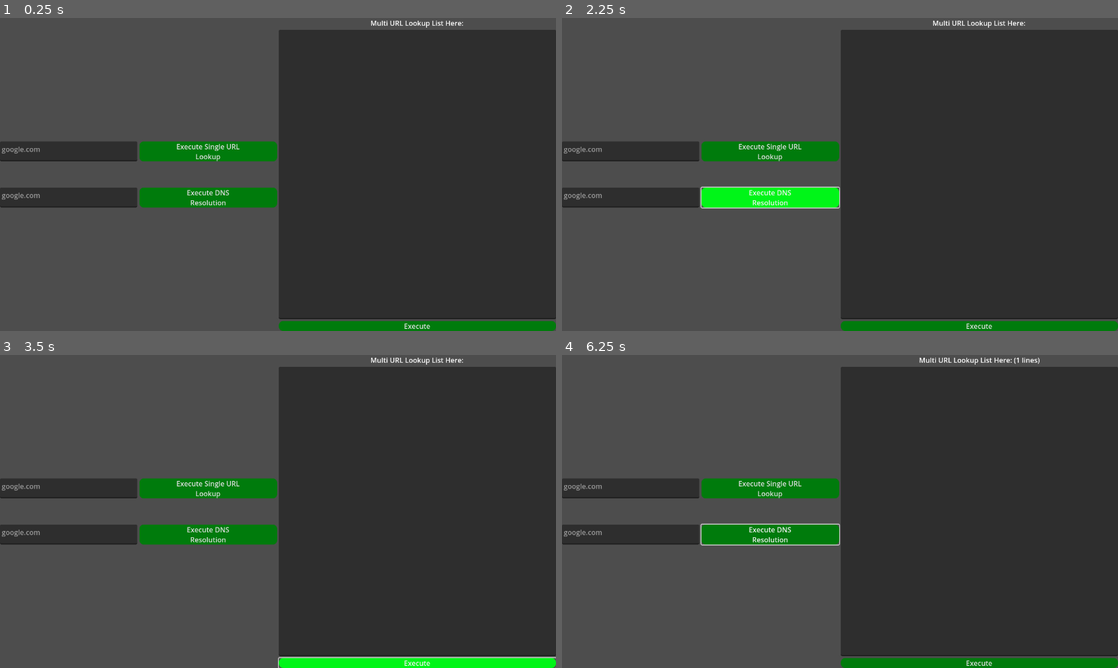
Above: before the commit, frames 1-4 (two rows, left to right).
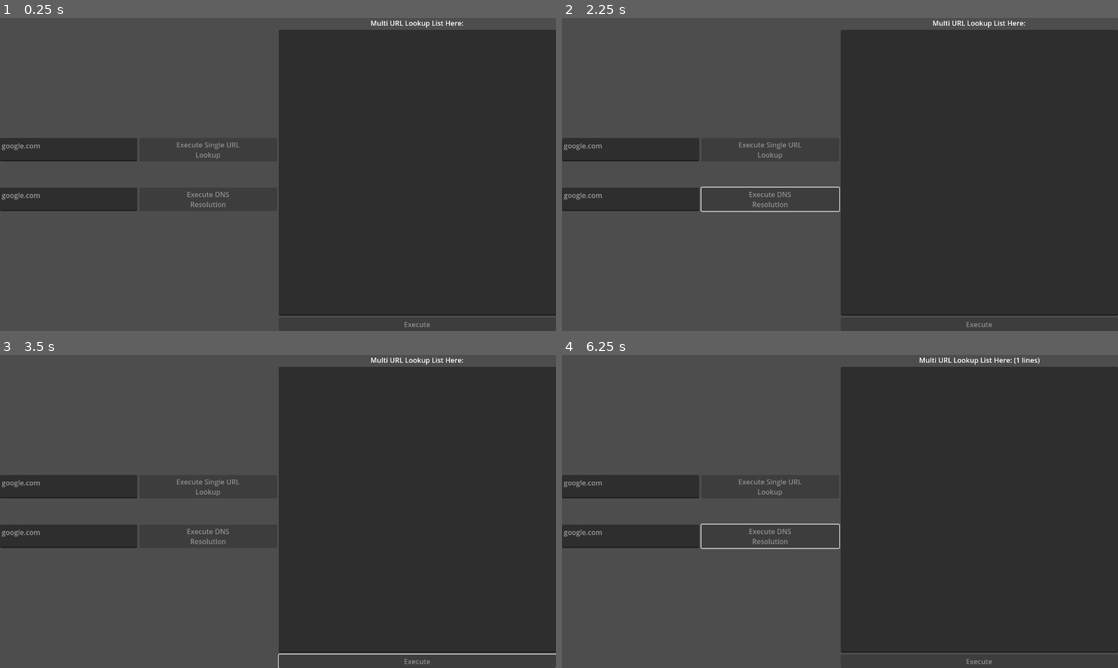
Above: after the commit, the same moments.

Repository: Noah-r70527/IoC-Lookup-Tool
Game: Godot game, scene res://scenes/tools/UrlLookupTool.tscn
Same seed, same stepped clock (60 frames per second), same inputs: the game is played once before the commit and once after it. This scene is started directly instead of the project's main scene.
Inputs (mouse positions are in pixels of both pictures, inside the frame that each line leads up to):
- Up to frame 1 (0.25 s): no input
- Up to frame 2 (2.25 s): click (767, 196) at 0.5 s, where only the run before the commit has a clickable "Execute DNS Resolution"; click (979, 324) at 1.25 s, where only the run before the commit has a clickable "Execute"; click (767, 196) at 2 s, where only the run before the commit has a clickable "Execute DNS Resolution"
- Up to frame 3 (3.5 s): click (417, 661) at 2.75 s, where only the run before the commit has a clickable "Execute"
- Up to frame 4 (6.25 s): click (767, 533) at 3.5 s, where only the run before the commit has a clickable "Execute DNS Resolution"; click (979, 661) at 4.25 s, where only the run before the commit has a clickable "Execute"; tap Enter at 5 s; move the mouse to (962, 495) at 5.02 s; click (962, 495) at 5.17 s; tap Space at 5.75 s; drag from (728, 527) to (812, 574) at 5.77 s

The runs differ from the first frame. In frame 1, 5.9% of the frame differs, in the area x 0-100%, y 38-100%; in frame 2, 6.1%; in frame 3, 6.0%; in frame 4, 6.1%.
Error before the commit: Parse Error: Invalid argument for "write_csv_dict()" function: argument 2 should be "Dictionary" but is "Array". (res://scripts/url_lookup_tool.gd:47)

Commit message:
Cleanup

Diff:
--- a/project.godot
+++ b/project.godot
@@ -11,7 +11,7 @@
 [application]
 
 config/name="IoC Lookup Tool"
-config/version="1.3"
+config/version="1.4"
 run/main_scene="uid://dy77c8ent20lg"
 config/features=PackedStringArray("4.4", "Mobile")
 config/icon="uid://dk8nmpmuld2ja"
@@ -20,6 +20,7 @@
 
 ConfigHandler="*res://scripts/config_handler.gd"
 CsvHelper="*res://scripts/csv_helper.gd"
+Globals="*res://scripts/globals.gd"
 
 [debug]
 
--- a/scenes/IoCLookupTool.tscn
+++ b/scenes/IoCLookupTool.tscn
@@ -116,9 +116,11 @@
 [node name="OutputDisplay" type="RichTextLabel" parent="MainContainer/MainSplitter/RightVbox/DisplayContainer"]
 unique_name_in_owner = true
 layout_mode = 2
+focus_mode = 2
 bbcode_enabled = true
 text = "Welcome to the [color=green]IoC Lookup Tool[/color]!"
 context_menu_enabled = true
+selection_enabled = true
 
 [node name="ToolBox" type="PanelContainer" parent="MainContainer/MainSplitter/RightVbox"]
 unique_name_in_owner = true
--- a/scenes/settings/Settings.tscn
+++ b/scenes/settings/Settings.tscn
@@ -2,7 +2,7 @@
 
 [ext_resource type="Script" uid="uid://b2fv8iuaj0d8h" path="res://scripts/settings_tool.gd" id="1_ksth8"]
 [ext_resource type="Theme" uid="uid://cvjkotbfb80tq" path="res://assets/UIMainTheme.tres" id="2_wjxgb"]
-[ext_resource type="Script" uid="uid://d0v66dhbsoovr" path="res://scenes/settings/min_abuse_score_slider.gd" id="3_ksth8"]
+[ext_resource type="Script" uid="uid://d0v66dhbsoovr" path="res://scripts/min_abuse_score_slider.gd" id="3_ksth8"]
 
 [sub_resource type="StyleBoxFlat" id="StyleBoxFlat_jehqg"]
 border_width_left = 100
@@ -197,18 +197,18 @@
 layout_mode = 2
 size_flags_horizontal = 2
 
-[node name="LogURLToCSV2" type="HBoxContainer" parent="HBoxContainer/ScrollContainer/MarginContainer/SingleLookupPanel"]
+[node name="Auto-Rearm" type="HBoxContainer" parent="HBoxContainer/ScrollContainer/MarginContainer/SingleLookupPanel"]
 custom_minimum_size = Vector2(0, 50)
 layout_mode = 2
 size_flags_horizontal = 4
 
-[node name="Label" type="Label" parent="HBoxContainer/ScrollContainer/MarginContainer/SingleLookupPanel/LogURLToCSV2"]
+[node name="Label" type="Label" parent="HBoxContainer/ScrollContainer/MarginContainer/SingleLookupPanel/Auto-Rearm"]
 layout_mode = 2
 size_flags_horizontal = 3
 size_flags_stretch_ratio = 0.4
 text = "Auto-rearm pasted content?"
 
-[node name="AutoDefangButton" type="CheckButton" parent="HBoxContainer/ScrollContainer/MarginContainer/SingleLookupPanel/LogURLToCSV2"]
+[node name="AutoDefangButton" type="CheckButton" parent="HBoxContainer/ScrollContainer/MarginContainer/SingleLookupPanel/Auto-Rearm"]
 unique_name_in_owner = true
 layout_mode = 2
 size_flags_horizontal = 2
--- a/scenes/tools/UrlLookupTool.tscn
+++ b/scenes/tools/UrlLookupTool.tscn
@@ -15,7 +15,7 @@
 HBoxContainer/constants/separation = 5
 VBoxContainer/styles/Style = SubResource("StyleBoxFlat_g0oth")
 
-[node name="IpLookupTool" type="Control"]
+[node name="UrlLookupTool" type="Control"]
 layout_mode = 3
 anchors_preset = 15
 anchor_right = 1.0
--- a/scripts/config_handler.gd
+++ b/scripts/config_handler.gd
@@ -31,11 +31,11 @@
 		_save_config()
 
 func _set_defaults() -> void:
-	for key in DEFAULT_CONFIG_ENTRIES:
+	for key in DEFAULT_CONFIG_ENTRIES.keys():
 		config.set_value("Config", key, DEFAULT_CONFIG_ENTRIES[key])
 
 func _fill_missing_defaults() -> void:
-	for key in DEFAULT_CONFIG_ENTRIES:
+	for key in DEFAULT_CONFIG_ENTRIES.keys():
 		if not config.has_section_key("Config", key):
 			config.set_value("Config", key, DEFAULT_CONFIG_ENTRIES[key])
 
--- a/scripts/csv_helper.gd
+++ b/scripts/csv_helper.gd
@@ -1,6 +1,4 @@
 extends Node
-
-class_name CSVHelper
 
 func read_csv_dict(file_path: String, delimiter: String = ",") -> Array:
 	var rows: Array = []
--- a/scripts/defang_tool.gd
+++ b/scripts/defang_tool.gd
@@ -4,7 +4,6 @@
 @onready var ip_defang_button = %IPDefangButton
 @onready var url_defang_text = %DefangURLText
 @onready var url_defang_button = %DefangURLButton
-@onready var output = get_parent().get_node("%OutputDisplay")
 
 
 func _ready():
@@ -13,18 +12,23 @@
 
 
 func handle_defang_ips():
-	output.clear()
 	var dir_access = DirAccess.open("%s" % OS.get_executable_path().get_base_dir())
 	if not dir_access.dir_exists("DefangedOutput"):
 		dir_access.make_dir("DefangedOutput")
 	var defang_ip_list = ip_defang_text.text.split("\n")
-	output.append_text("Attempting to defang [color=green]%s[/color] IP addresses.\n\n" % len(defang_ip_list))
+	Globals.emit_signal(
+		"output_display_update",
+		"Attempting to defang [color=green]%s[/color] IP addresses.\n\n" % [len(defang_ip_list)],
+		false
+	)
 	for line in defang_ip_list:
 		if Helpers.is_valid_ipv4(line):
 			var temp = Helpers.defang_ip(line)
-			CsvHelper.write_csv_dict("%s/DefangedOutput/defanged_ips.csv" % dir_access.get_current_dir(), temp)
+			CsvHelper.write_csv_dict("%s/DefangedOutput/defanged_ips.csv" % dir_access.get_current_dir(), {"ip": temp})
 
-	output.append_text("[color=green]Finshed[/color]\n\n Wrote output to: \n%s/DefangedOutput" % dir_access.get_current_dir())
+	Globals.emit_signal("output_display_update",
+	"[color=green]Finshed[/color]\n\n Wrote output to: \n%s/DefangedOutput" % [dir_access.get_current_dir()], false
+	)
 
 
 func handle_defang_urls():
@@ -32,10 +36,15 @@
 	var dir_access = DirAccess.open("%s" % OS.get_executable_path().get_base_dir())
 	if not dir_access.dir_exists("DefangedOutput"):
 		dir_access.make_dir("DefangedOutput")
-	output.append_text("Attempting to defang [color=green]%s[/color] URLs.\n\n" % len(defang_url_list))
+	Globals.emit_signal(
+		"output_display_update",
+		["Attempting to defang [color=green]%s[/color] URLs.\n\n" % [len(defang_url_list)], false]
+		)
 	for line in defang_url_list:
 		var temp = Helpers.defang_url(line)
 		CsvHelper.write_csv_dict("%s/DefangedOutput/defanged_urls.csv" % dir_access.get_current_dir(), temp)
 
-
-	output.append_text("[color=green]Finshed[/color]\n\n Wrote output to: \n%s/DefangedOutput" % dir_access.get_current_dir())
+	Globals.emit_signal(
+		"output_display_update",
+		["[color=green]Finshed[/color]\n\n Wrote output to: \n%s/DefangedOutput" % [dir_access.get_current_dir()], false]
+		)
--- /dev/null
+++ b/scripts/globals.gd
@@ -0,0 +1,15 @@
+extends Node
+
+signal output_display_update(text: String, append: bool)
+
+
+var SCENE_TO_TOOL_NAME = {
+	"res://scenes/tools/IPLookupTool.tscn": "IP Lookup Tool",
+	"res://scenes/tools/UrlLookupTool.tscn": "URL Lookup Tool",
+	"res://scenes/settings/Settings.tscn": "Settings",
+	"res://scenes/tools/HashLookupTool.tscn": "Hash Lookup Tool",
+	"res://scenes/tools/DefangTool.tscn": "Defang Tool"
+}
+
+func return_scene_dict() -> Dictionary:
+	return SCENE_TO_TOOL_NAME
--- a/scripts/hash_lookup_tool.gd
+++ b/scripts/hash_lookup_tool.gd
@@ -16,7 +16,6 @@
 func on_single_hash_clicked():
 	var hash_text = single_hash_text.text
 	var result = await requester.make_hash_lookup_request(hash_text)
-	print(result)
 
 func on_multi_hash_clicked():
 	pass
--- a/scripts/helpers.gd
+++ b/scripts/helpers.gd
@@ -170,9 +170,22 @@
 	return input_url.replace("https", "hxxps").replace(".", "[.]")
 
 
-static func rearm_ip(input_ip):
-	return input_ip.replace("[.]", ".")
+static func rearm_ip(input_ip) -> Array:
+	var temp = input_ip.replace("[.]", ".")
+	if is_valid_ipv4(temp):
+		return [temp, true]
+	return [input_ip, false]
 
 
 static func rearm_url(input_url):
-	return input_url.replace("hxxps", "https").replace("[.]", ".")
+	var temp = input_url.replace("hxxps", "https").replace("[.]", ".")
+	if is_valid_domain(temp):
+		return [temp, true]
+	return [input_url, false]
+
+static func _init_create_dirs():
+	var dir_access = DirAccess.open(OS.get_executable_path().get_base_dir())
+	if not dir_access.dir_exists("IPLookups"):
+		dir_access.make_dir("IPLookups")
+	if not dir_access.dir_exists("URLLookups"):
+		dir_access.make_dir("URLLookups")
--- a/scripts/ioc_lookup_tool.gd
+++ b/scripts/ioc_lookup_tool.gd
@@ -7,12 +7,8 @@
 
 func _ready():
 
-	output_display.selection_enabled = true
-	var dir_access = DirAccess.open(OS.get_executable_path().get_base_dir())
-	if not dir_access.dir_exists("IPLookups"):
-		dir_access.make_dir("IPLookups")
-	if not dir_access.dir_exists("URLLookups"):
-		dir_access.make_dir("URLLookups")
+	Globals.output_display_update.connect(handle_output_text)
+	Helpers._init_create_dirs()
 
 	if not ConfigHandler.get_config_value("ABUSE_IP_API_KEY"):
 		output_display.append_text("\n\n[color=red]WARNING[/color]: Abuse IP DB API key is missing. You will be unable to perform IP lookups. Please click the settings button, open settings.ini, and add the API key.")
@@ -26,19 +22,15 @@
 		node.switch_tool.connect(handle_swap_tool)
 
 func handle_swap_tool(tool_scene_path):
-	var scene_to_tool_name = {
-		"res://scenes/tools/IPLookupTool.tscn": "IP Lookup Tool",
-		"res://scenes/tools/UrlLookupTool.tscn": "URL Lookup Tool",
-		"res://scenes/settings/Settings.tscn": "Settings",
-		"res://scenes/tools/HashLookupTool.tscn": "Hash Lookup Tool",
-		"res://scenes/tools/DefangTool.tscn": "Defang Tool"
-	}
+
+	var scene_to_tool_name = Globals.return_scene_dict()
 
 	if scene_to_tool_name.get(tool_scene_path) == current_tool:
 		return null
 
 	for node in tool_box.get_children():
 		tool_box.remove_child(node)
+
 	%CurrentToolLabel.text = "Current Tool:\n%s" % scene_to_tool_name.get(tool_scene_path)
 	current_tool = scene_to_tool_name.get(tool_scene_path)
 	%OutputDisplay.clear()
@@ -64,7 +56,6 @@
 		%OutputDisplay.append_text("[color=green]Successfully removed tool[/color]")
 		return
 
-
 	var result = %HTTPRequestHandler.sync_api_keys()
 	if result == "Success":
 		%OutputDisplay.clear()
@@ -74,9 +65,9 @@
 		%OutputDisplay.append_text("[color=red]Failed to sync keys after updating config[/color]")
 
 
-func handle_output_text(text_in):
-	%OutputDisplay.clear()
-	%OutputDisplay.append_text("[color=green]Current tools in config: [/color]\n\n")
+func handle_output_text(text_in, append):
+	if !append:
+		%OutputDisplay.clear()
 	%OutputDisplay.append_text(text_in)
 
 
@@ -87,6 +78,5 @@
 		%ToolBox.get_child(0).updated_config.connect(handle_updated_config)
 		%ToolBox.get_child(0).output_text.connect(handle_output_text)
 
-
 func quit_program():
 	get_tree().quit()
--- a/scripts/ip_lookup_tool.gd
+++ b/scripts/ip_lookup_tool.gd
@@ -11,7 +11,6 @@
 @onready var option_button: OptionButton = %ToolOption
 @onready var selected_option: String
 @onready var requester = get_parent().get_node("%HTTPRequestHandler")
-@onready var output = get_parent().get_node("%OutputDisplay")
 
 
 func _ready():
@@ -41,16 +40,24 @@
 	selected_option = option_button.get_item_text(index_in)
 
 func do_single_IP_Lookup():
-	output.clear()
 	var ip = %SingleIPText.text
 	if not (Helpers.is_valid_ipv4(ip) or Helpers.is_valid_ipv6(ip)):
-			output.append_text("[color=red]Improper IP entered:[/color] [color=white]%s[/color]\n\n" % ip)
+			Globals.emit_signal(
+				"output_display_update",
+				["[color=red]Improper IP entered:[/color] [color=white]%s[/color]\n\n" % [ip],
+				false]
+			)
 			return
 
-	output.append_text("[color=green]Doing IP lookup on:[/color] [color=white]%s[/color]\n\n" % ip)
+	Globals.emit_signal(
+		"output_display_update",
+		"[color=green]Doing IP lookup on:[/color] [color=white]%s[/color]\n\n" % [ip],
+		false
+		)
+
 	var result: Dictionary = await requester.make_abuseipdb_ip_request(ip)
 	var output_text = Helpers.parse_ip_lookup(result)
-	output.append_text(output_text)
+	Globals.emit_signal("output_display_update", output_text, true)
 	if result.get("data"):
 		var temp = result.get("data")
 		var date_time = Time.get_datetime_dict_from_system(false)
@@ -89,7 +96,6 @@
 
 
 func do_multi_lookup():
-	output.clear()
 	var ip_list = %MultiIPText.text.split("\n")
 	var write_to_csv: bool = ConfigHandler.get_config_value("LOG_IP_TO_CSV") == "true"
 	var min_score: float = float(ConfigHandler.get_config_value("MINABUSESCORE"))
@@ -100,21 +106,31 @@
 		dir_access = DirAccess.open("%s/IPLookups" % OS.get_executable_path().get_base_dir())
 		if not dir_access.dir_exists(folder_string):
 			dir_access.make_dir(folder_string)
-	output.append_text("Starting multi-IP lookup on %s IPs...\n\n" % len(ip_list))
+	Globals.emit_signal(
+		"output_display_update",
+		"Starting multi-IP lookup on %s IPs...\n\n" % [len(ip_list)], false
+		)
 	for ip in ip_list:
 
 		if not (Helpers.is_valid_ipv4(ip) or Helpers.is_valid_ipv6(ip)):
-			output.append_text("[color=red]Improper IP entered:[/color] [color=white]%s[/color]\n\n" % ip)
+			Globals.emit_signal(
+				"output_display_update",
+				"[color=red]Improper IP entered:[/color] [color=white]%s[/color]\n\n" % [ip],
+				true
+			)
 			continue
-
-		output.append_text("[color=green]Doing IP lookup on:[/color] [color=white]%s[/color]\n" % ip)
+		Globals.emit_signal(
+			"output_display_update",
+			"[color=green]Doing IP lookup on:[/color] [color=white]%s[/color]\n" % [ip],
+			true
+		)
 		var result: Dictionary = await requester.make_abuseipdb_ip_request(ip)
 
 		if result.get("error"):
 			break
 
 		var output_text = Helpers.parse_multi_ip_lookup(result)
-		output.append_text(output_text)
+		Globals.emit_signal("output_display_update", output_text + "\n", true)
 		if result.get("data"):
 			var temp = result.get("data")
 			var setup_data = {
@@ -140,6 +156,10 @@
 
 
 
-func text_changed_handler(sender: TextEdit) -> void:
+func text_changed_handler(_sender: TextEdit) -> void:
+
 	if ConfigHandler.get_config_value("AUTO_REARM") == "false":
 		return
+	var temp = Helpers.rearm_ip(_sender.text)
+	if temp[1]:
+		_sender.text =  temp[0]
--- a/scripts/settings_tool.gd
+++ b/scripts/settings_tool.gd
@@ -52,17 +52,14 @@
 func toggle_ip_log():
 	var updated = "false" if !%IPCsvCheck.button_pressed else "true"
 	ConfigHandler.update_config_setting("LOG_IP_TO_CSV", updated)
-	print(ConfigHandler.get_config_value("LOG_IP_TO_CSV"))
 
 func toggle_url_log():
 	var updated = "false" if !%URLCsvCheck.button_pressed else "true"
 	ConfigHandler.update_config_setting("LOG_URL_TO_CSV", updated)
-	print(ConfigHandler.get_config_value("LOG_URL_TO_CSV"))
 
 func toggle_auto_rearm():
 	var updated = "false" if !%AutoDefangButton.button_pressed else "true"
 	ConfigHandler.update_config_setting("AUTO_REFANG", updated)
-
 
 func add_tool():
 	var current_tools: PackedStringArray = ConfigHandler.get_config_value("TOOLS").split(",")
--- a/scripts/url_lookup_tool.gd
+++ b/scripts/url_lookup_tool.gd
@@ -7,7 +7,6 @@
 @onready var dns_lookup_text = %DNSLookupText
 @onready var single_url_text = %SingleURLText
 @onready var requester = get_parent().get_node("%HTTPRequestHandler")
-@onready var output_display = get_parent().get_node("%OutputDisplay")
 
 
 func _ready():
@@ -19,20 +18,31 @@
 		for button in [multi_url_button, single_url_button, dns_lookup_button]:
 			button.disabled = true
 
+	single_url_text.text_changed.connect(text_changed_handler.bind(single_url_text))
+	multi_url_text.text_changed.connect(text_changed_handler.bind(multi_url_text))
+
+
 
 
 func do_single_url_Lookup():
-	output_display.clear()
 	var url = Helpers.extract_domain(single_url_text.text)
 	var is_valid = Helpers.is_valid_domain(Helpers.extract_domain(url))
 	if not is_valid:
-		output_display.append_text("[color=red]Invalid URL Entered:[/color] [color=white]%s[/color]\n\n" % url)
+		Globals.emit_signal(
+			"output_display_update",
+			"[color=red]Invalid URL Entered:[/color] [color=white]%s[/color]\n\n" % [url],
+			false
+			)
 		return
 
-	output_display.append_text("[color=green]Doing URL lookup on:[/color] [color=white]%s[/color]\n\n" % url)
+	Globals.emit_signal(
+		"output_display_update",
+		"[color=green]Doing URL lookup on:[/color] [color=white]%s[/color]\n\n" % [url],
+		false
+		)
 	var result: Dictionary = await requester.make_virustotal_request(url, "Domain")
 	var output = Helpers.parse_multi_url_lookup(result)
-	output_display.append_text(output[0])
+	Globals.emit_signal("output_display_update", output[0], true)
 	var date_time = Time.get_datetime_dict_from_system(false)
 	var folder_string = "%s_%s_%s" % [date_time.year, date_time.month, date_time.day]
 	if ConfigHandler.get_config_value("LOG_URL_TO_CSV") == "true":
@@ -44,26 +54,36 @@
 		}
 		setup_data.merge(output[1])
 		CsvHelper.write_csv_dict("%s/%s/url_lookups.csv" % [dir_access.get_current_dir(), folder_string],   #file name
-		[setup_data], # data to write
+		setup_data, # data to write
 		",", # delimiter
 		true # append to existing file?
 		)
 
 func do_dns_lookup():
-	output_display.clear()
 	var domain = dns_lookup_text.text
-	output_display.append_text("[color=green]Doing DNS lookup on:[/color] [color=white]%s[/color]\n\n" % domain)
+	Globals.emit_signal(
+		"output_display_update",
+		"[color=green]Doing DNS lookup on:[/color] [color=white]%s[/color]\n\n" % [domain], false)
 	var result_ipv4 = IP.resolve_hostname(domain, IP.TYPE_IPV4)
 	var result_ipv6 = IP.resolve_hostname(domain, IP.TYPE_IPV6)
-	output_display.append_text("[color=green]IPv4 Result:[/color] %s\n[color=green]IPv6 Result:[/color] %s" % [result_ipv4, result_ipv6])
+	Globals.emit_signal(
+		"output_display_update",
+		"[color=green]IPv4 Result:[/color] %s\n[color=green]IPv6 Result:[/color] %s" % [result_ipv4, result_ipv6],
+		true
+		)
 
 
 func do_multi_url_lookup():
-	output_display.clear()
 	var dir_access: DirAccess
 	var write_to_csv: bool = ConfigHandler.get_config_value("LOG_URL_TO_CSV") == "true"
 	var url_list = multi_url_text.text.split("\n")
-	output_display.append_text("Starting multi-URL lookup on %s domains...\nBecause of Virus Total's Rate-Limiting rules, only one request will go through every 15 seconds.\n\n" % len(url_list))
+	Globals.emit_signal(
+		"output_display_update",
+		"Starting multi-URL lookup on %s domains...\n
+		[color=red][b]Because of Virus Total's Rate-Limiting rules, only one request will go through every 15 seconds.[/b][/color]
+		\n\n" % [len(url_list)],
+		false
+		)
 	var date_time = Time.get_datetime_dict_from_system(false)
 	var folder_string = "%s_%s_%s" % [date_time.year, date_time.month, date_time.day]
 	if write_to_csv:
@@ -74,15 +94,23 @@
 	for url in url_list:
 		var is_valid = Helpers.is_valid_domain(Helpers.extract_domain(url))
 		if not is_valid:
-			output_display.append_text("[color=red]Invalid URL Entered:[/color] [color=white]%s[/color]\n\n" % url)
+			Globals.emit_signal(
+				"output_display_update",
+				"[color=red]Invalid URL Entered:[/color] [color=white]%s[/color]\n\n" % [url],
+				true
+				)
 			continue
 
-		output_display.append_text("[color=green]Doing URL lookup on:[/color] [color=white]%s[/color]\n" % url)
+		Globals.emit_signal(
+			"output_display_update",
+			"[color=green]Doing URL lookup on:[/color] [color=white]%s[/color]\n" % [url],
+			true
+			)
 		var result: Dictionary = await requester.make_virustotal_request(url, "Domain")
 		if result.get("error"):
 			break
 		var output = Helpers.parse_multi_url_lookup(result)
-		output_display.append_text(output[0])
+		Globals.emit_signal("output_display_update", output[0], true)
 		var setup_data = {
 			"Date": folder_string
 		}
@@ -94,3 +122,12 @@
 		true # append to existing file?
 		)
 		await get_tree().create_timer(15).timeout
+
+
+func text_changed_handler(_sender: TextEdit) -> void:
+
+	if ConfigHandler.get_config_value("AUTO_REARM") == "false":
+		return
+	var temp = Helpers.rearm_ip(_sender.text)
+	if temp[1]:
+		_sender.text =  temp[0]
Not shown, changed: export_presets.cfg
Not shown, added: scripts/globals.gd.uid
Renamed: scenes/settings/min_abuse_score_slider.gd -> scripts/min_abuse_score_slider.gd
Renamed: scenes/settings/min_abuse_score_slider.gd.uid -> scripts/min_abuse_score_slider.gd.uid
Not shown, changed: IoCLookupTool-v1.2-Mac.zip
Not shown, changed: IoCLookupTool-v1.3.exe
